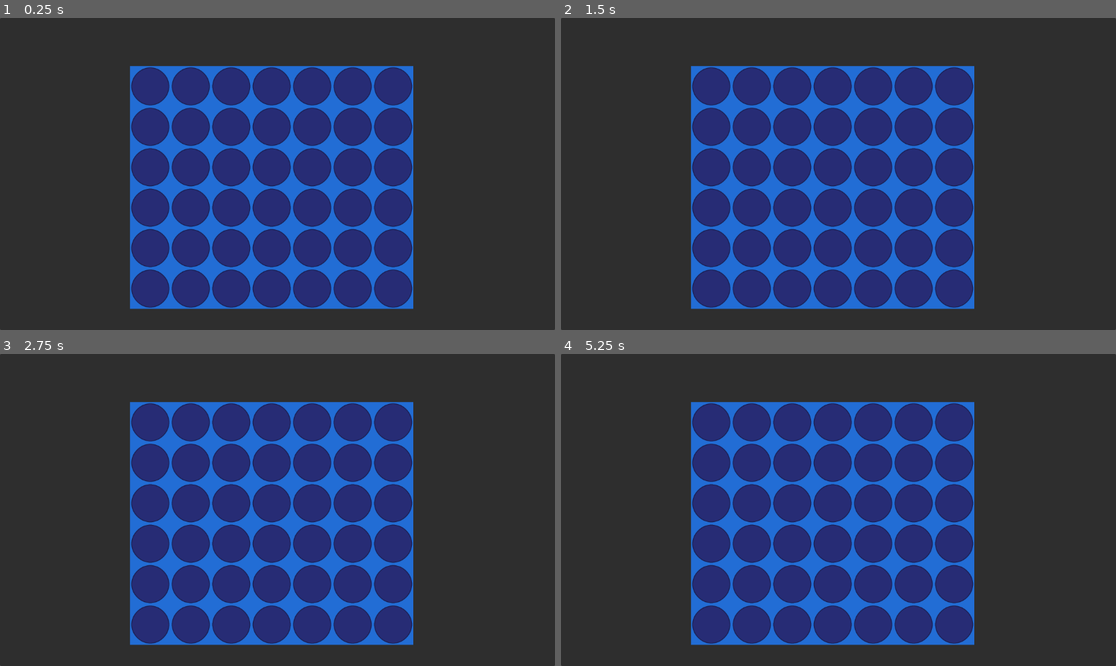
Above: before the commit, frames 1-4 (two rows, left to right).
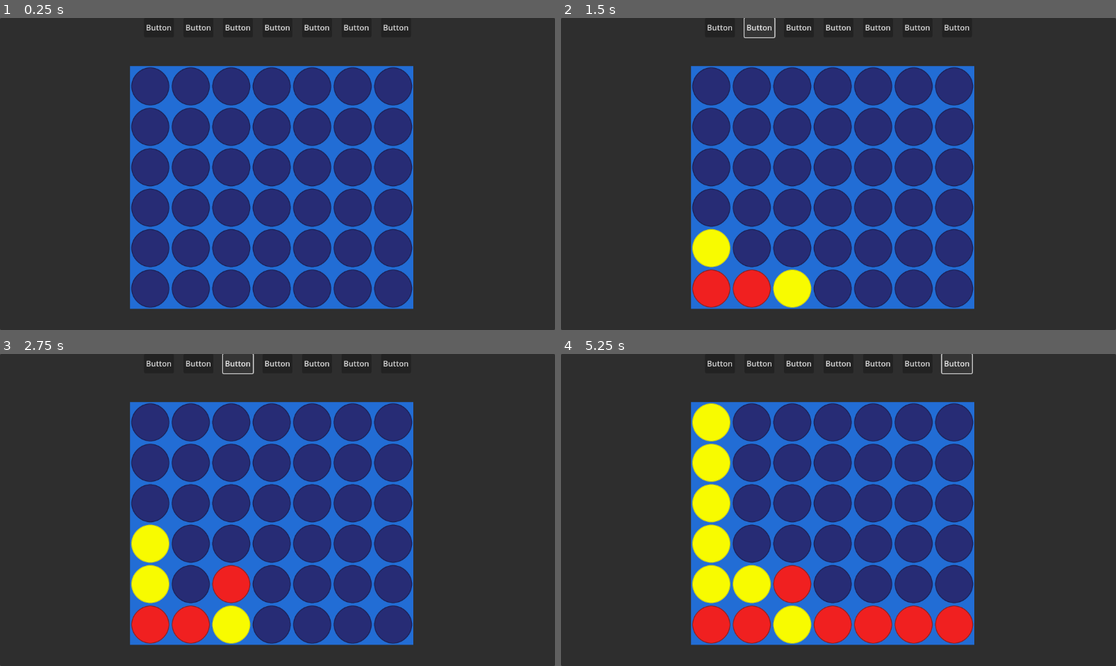
Above: after the commit, the same moments.

Repository: Juzix1/Connect4-Minimax-Godot
Game: Godot game, scene res://Scenes/board.tscn
The game is run twice, just before and just after one commit, with the same random seed, the same clock (stepped at 60 frames per second) and the same inputs.
Inputs (mouse positions are in pixels of both pictures, inside the frame that each line leads up to):
- Up to frame 1 (0.25 s): no input
- Up to frame 2 (1.5 s): click (721, 27) at 0.5 s, where only the run after the commit has a clickable "Button"; click (760, 27) at 1.25 s, where only the run after the commit has a clickable "Button"
- Up to frame 3 (2.75 s): click (238, 363) at 2 s, where only the run after the commit has a clickable "Button"
- Up to frame 4 (5.25 s): click (838, 363) at 2.75 s, where only the run after the commit has a clickable "Button"; click (877, 363) at 3.5 s, where only the run after the commit has a clickable "Button"; click (916, 363) at 4.25 s, where only the run after the commit has a clickable "Button"; click (955, 363) at 5 s, where only the run after the commit has a clickable "Button"

The runs differ from the first frame. In frame 1, 0.3% of the frame differs, in the area x 26-74%, y 2-5%; in frame 2, 3.0%; in frame 3, 4.4%; in frame 4, 9.7%, in the area x 23-75%, y 0-93%.

Commit message:
Implemented whole SI system, buttons to add columns
SI needs to optimization

Diff:
--- a/Scenes/board.tscn
+++ b/Scenes/board.tscn
@@ -374,7 +374,7 @@
 tile_size = Vector2i(168, 168)
 sources/0 = SubResource("TileSetAtlasSource_hxc5o")
 
-[node name="Node2D" type="Node2D"]
+[node name="Board" type="Node2D"]
 
 [node name="GameManager" type="Node" parent="."]
 script = ExtResource("1_mwiud")
@@ -397,8 +397,61 @@
 grow_horizontal = 2
 grow_vertical = 2
 
+[node name="HBoxContainer" type="HBoxContainer" parent="CanvasLayer/Control"]
+layout_mode = 1
+anchors_preset = 5
+anchor_left = 0.5
+anchor_right = 0.5
+offset_left = -20.0
+offset_right = 20.0
+offset_bottom = 40.0
+grow_horizontal = 2
+theme_override_constants/separation = 20
+
+[node name="Button" type="Button" parent="CanvasLayer/Control/HBoxContainer"]
+layout_mode = 2
+text = "Button"
+
+[node name="Button2" type="Button" parent="CanvasLayer/Control/HBoxContainer"]
+layout_mode = 2
+text = "Button"
+
+[node name="Button3" type="Button" parent="CanvasLayer/Control/HBoxContainer"]
+layout_mode = 2
+text = "Button"
+
+[node name="Button4" type="Button" parent="CanvasLayer/Control/HBoxContainer"]
+layout_mode = 2
+text = "Button"
+
+[node name="Button5" type="Button" parent="CanvasLayer/Control/HBoxContainer"]
+layout_mode = 2
+text = "Button"
+
+[node name="Button6" type="Button" parent="CanvasLayer/Control/HBoxContainer"]
+layout_mode = 2
+text = "Button"
+
+[node name="Button7" type="Button" parent="CanvasLayer/Control/HBoxContainer"]
+layout_mode = 2
+text = "Button"
+
 [node name="TileMapLayer" type="TileMapLayer" parent="CanvasLayer"]
 position = Vector2(270, 100)
 scale = Vector2(0.5, 0.5)
 tile_map_data = PackedByteArray("AAAGAAEAAAABAAEAAAAAAAEAAAABAAEAAAAAAAIAAAABAAEAAAAEAAIAAAABAAEAAAAFAAIAAAABAAEAAAAGAA …(848 unchanged characters)…
 tile_set = SubResource("TileSet_ok57s")
+
+[node name="moveDelay" type="Timer" parent="."]
+unique_name_in_owner = true
+wait_time = 0.1
+one_shot = true
+
+[connection signal="pressed" from="CanvasLayer/Control/HBoxContainer/Button" to="GameManager" method="_on_button_pressed"]
+[connection signal="pressed" from="CanvasLayer/Control/HBoxContainer/Button2" to="GameManager" method="_on_button_2_pressed"]
+[connection signal="pressed" from="CanvasLayer/Control/HBoxContainer/Button3" to="GameManager" method="_on_button_3_pressed"]
+[connection signal="pressed" from="CanvasLayer/Control/HBoxContainer/Button4" to="GameManager" method="_on_button_4_pressed"]
+[connection signal="pressed" from="CanvasLayer/Control/HBoxContainer/Button5" to="GameManager" method="_on_button_5_pressed"]
+[connection signal="pressed" from="CanvasLayer/Control/HBoxContainer/Button6" to="GameManager" method="_on_button_6_pressed"]
+[connection signal="pressed" from="CanvasLayer/Control/HBoxContainer/Button7" to="GameManager" method="_on_button_7_pressed"]
+[connection signal="timeout" from="moveDelay" to="GameManager" method="_on_move_delay_timeout"]
--- /dev/null
+++ b/Scripts/SI.gd
@@ -0,0 +1,122 @@
+extends Node
+
+const MAX_DEPTH = 5#Glebokosc rekursji w minimaxie
+const RED_PLAYER = 1
+const YELLOW_PLAYER = 2
+const INF = 10000 #Pozytywna i negatywna nieskonczonosc
+
+#funkcja sprawdzająca wygranego na planszy -> GameMaganaer.gd
+func connectWin(board):
+	for y in range(6):
+		for x in range(7):
+			if board[y][x] != 0:
+				var player = board[y][x]
+				for direction in [
+					Vector2i(1,0), #Poziomo (w prawo)
+					Vector2i(-1,0), #Poziomo ( w lewo)
+					Vector2i(0,1), #Pionowo ( w dół)
+					Vector2i(0,-1), # Pionowo (w górę)
+					Vector2i(1,1), # Ukos (w prawo i w dół)
+					Vector2i(-1,-1), #Ukos (w lewo i w górę)
+					Vector2i(-1,1), #Ukos (w lewo i w dół)
+					Vector2i(1,-1), #Ukos (w prawo i w górę
+				]:
+					match check_direction(board,x,y, direction.x,direction.y, player):
+						true:
+							return player #Wygrany team 1 albo 2
+
+	return 0 #brak wygranego
+
+
+#Ocena Planszy
+func evaluate_board(board):
+	var winner = check_winner(board)
+	if winner == RED_PLAYER:
+		return 1000
+	elif winner == YELLOW_PLAYER:
+		return -1000
+	return 0
+#sprawdz czy gracz wygral
+func check_winner(board):
+	# Sprawdzanie poziomych, pionowych i ukośnych linii
+	for y in range(6):
+		for x in range(7):
+			if board[y][x] != 0:  # Jeśli pole nie jest puste
+				# Sprawdzenie czterech kierunków
+				if check_direction(board, x, y, 1, 0, board[y][x]) or check_direction(board, x, y, 0, 1, board[y][x]) or check_direction(board, x, y, 1, 1, board[y][x]) or check_direction(board, x, y, 1, -1, board[y][x]):
+					return board[y][x]  # Zwrócenie zwycięzcy
+	return 0  # Brak zwycięzcy
+#Sprawdź czy są 4 coiny w rzędzie
+func check_direction(board,x,y,dx,dy,player):
+	var count = 0
+	for i in range(4):
+		var nx = x + i * dx
+		var ny = y + i * dy
+		if nx >= 0 and nx < 7 and ny >= 0 and ny< 6 and board[ny][nx] == player:
+			count +=1
+		else:
+			break
+	return count==4
+
+#pokaz dostepne ruchy (tam gdzie nie ma jeszcze coinów)
+func get_valid_moves(board):
+	var valid_moves = []
+	for x in range(7):  # Iterate through all columns (0-6)
+		if board[0][x] == 0:  # Check if the topmost row of the column is empty
+			valid_moves.append(x)
+	return valid_moves
+
+#Algorytm Minimax
+func minimax(board, depth, maximizing_player, alpha, beta):
+	if depth ==0 or check_winner(board) != 0:
+		return evaluate_board(board)
+
+	var valid_moves = get_valid_moves(board)
+
+	if maximizing_player:
+		var max_eval = -INF
+		for move in valid_moves:
+			make_move(board,move,RED_PLAYER) # wykonaj ruch wirtualny dla czerwonego gracza(team 1)
+			var eval = minimax(board,depth-1,false,alpha,beta)
+			undo_move(board,move)
+			max_eval = max(max_eval, eval)
+			alpha = max(alpha, eval)
+			if beta <= alpha:
+				break
+		return max_eval
+	else: #przeciwnik żółty
+		var min_eval = INF
+		for move in valid_moves:
+			make_move(board,move, YELLOW_PLAYER) #wykonaj ruch wirtualny dla żółtego gracza(team 2)
+			var eval = minimax(board,depth -1, true, alpha,beta)
+			undo_move(board,move)
+			min_eval = min(min_eval, eval)
+			beta = min(beta, eval)
+			if beta <= alpha:
+				break
+		return min_eval
+#wykonaj ruch
+func make_move(board,x, team):
+	for i in range(len(board)):
+		if board[-i-1][x] == 0:
+			board[-i-1][x] = team
+			break
+#cofnij ruch
+func undo_move(board,x):
+	for i in range(len(board)):
+		if board[i][x] != 0:
+			board[i][x] = 0
+			break
+#znajdź najkorzystniejszy ruch dla komputera
+func find_best_move(board):
+	var best_move = -1
+	var best_value = -INF
+	var valid_moves = get_valid_moves(board)
+	for move in valid_moves:
+		make_move(board,move, RED_PLAYER) #AI gra czerwonym
+		var move_value = minimax(board,MAX_DEPTH,true,-INF,INF)
+		undo_move(board, move)
+		if move_value > best_value:
+			best_value = move_value
+			best_move = move
+	return best_move
--- a/Scripts/game_manager.gd
+++ b/Scripts/game_manager.gd
@@ -1,20 +1,26 @@
 extends Node
 
 @onready var tilemap: TileMapLayer = $"../CanvasLayer/TileMapLayer"
+@onready var ai: Node = preload("res://Scripts/SI.gd").new()
+
 const MAIN_SOURCE_ID = 0
 const RED_TOKEN = Vector2i(0,0)
 const YELLOW_TOKEN = Vector2i(1,0)
 const EMPTY_TOKEN = Vector2i(0,1)
 var board = []
+var player_team
 
 func _ready() -> void:
-
+	player_team = 1#randi_range(1,2)
 	init_Board()
 #	Debug the board
 
+
+
 func _input(event: InputEvent) -> void:
 	if Input.is_action_just_pressed("ui_accept"):
-		insert_Coin(randi_range(0,6),randi_range(1,2))
+
+
 		debug_board()
 
 func init_Board():
@@ -36,11 +42,52 @@
 				token=YELLOW_TOKEN
 			tilemap.set_cell(Vector2i(x,-i+len(board)-1),MAIN_SOURCE_ID,token)
 			break
+	if len(ai.get_valid_moves(board)) >=4:
+		if ai.connectWin(board) != 0:
+			print("team "+str(ai.connectWin(board))+" wins")
 
-#TODO
-#Winning methods/Checking for 4-streak tokens
-#Debug
+
+
 func debug_board():
 	for i in range(len(board)):
 		print(board[i])
 	print("------")
+
+func make_move(column):
+	insert_Coin(column,player_team)
+	%moveDelay.start()
+func _on_button_pressed() -> void:
+	make_move(0)
+
+
+func _on_button_2_pressed() -> void:
+	make_move(1)
+
+
+func _on_button_3_pressed() -> void:
+	make_move(2)
+
+
+func _on_button_4_pressed() -> void:
+	make_move(3)
+
+
+func _on_button_5_pressed() -> void:
+	make_move(4)
+
+
+func _on_button_6_pressed() -> void:
+	make_move(5)
+
+
+func _on_button_7_pressed() -> void:
+	make_move(6)
+
+
+func _on_move_delay_timeout() -> void:
+	if player_team == 2: #Jeśli gracz to żółty, AI wykona ruch
+		var best_move = ai.find_best_move(board)
+		insert_Coin(best_move, 1)
+	else:
+		var best_move = ai.find_best_move(board)
+		insert_Coin(best_move, 2)
